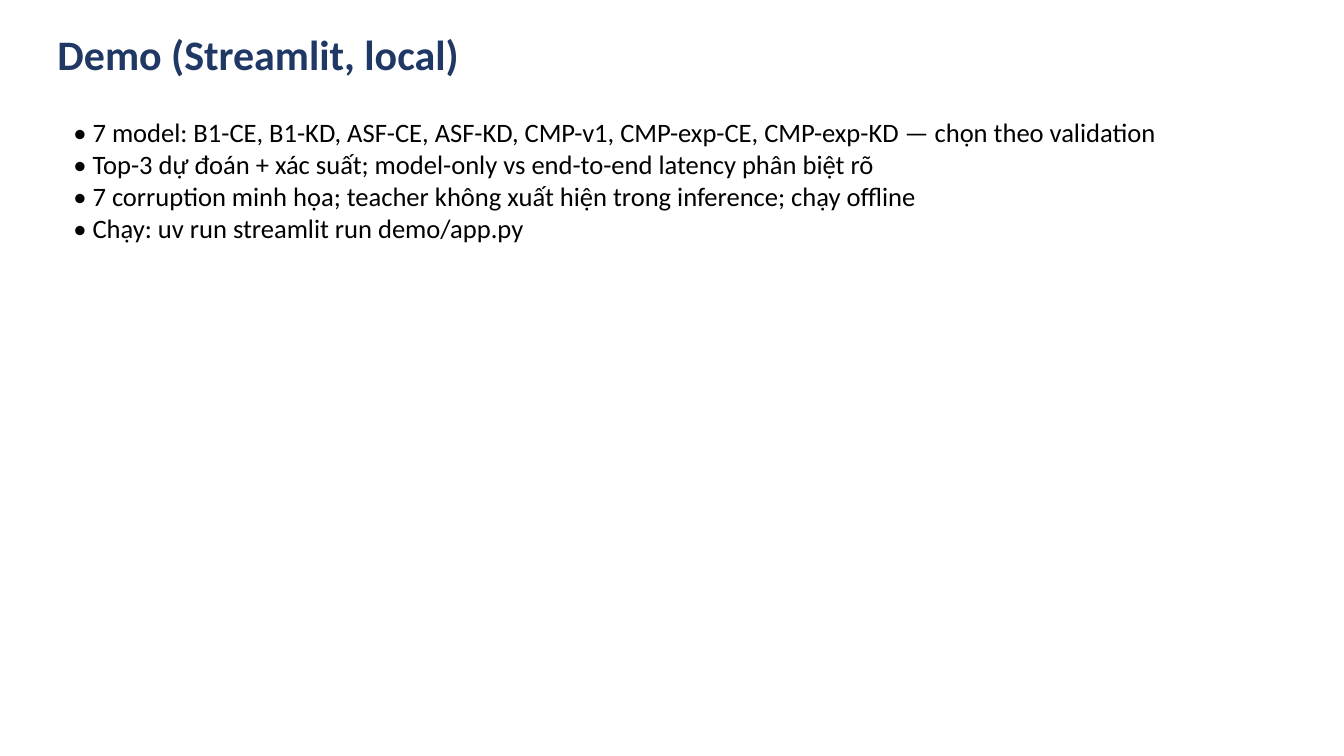
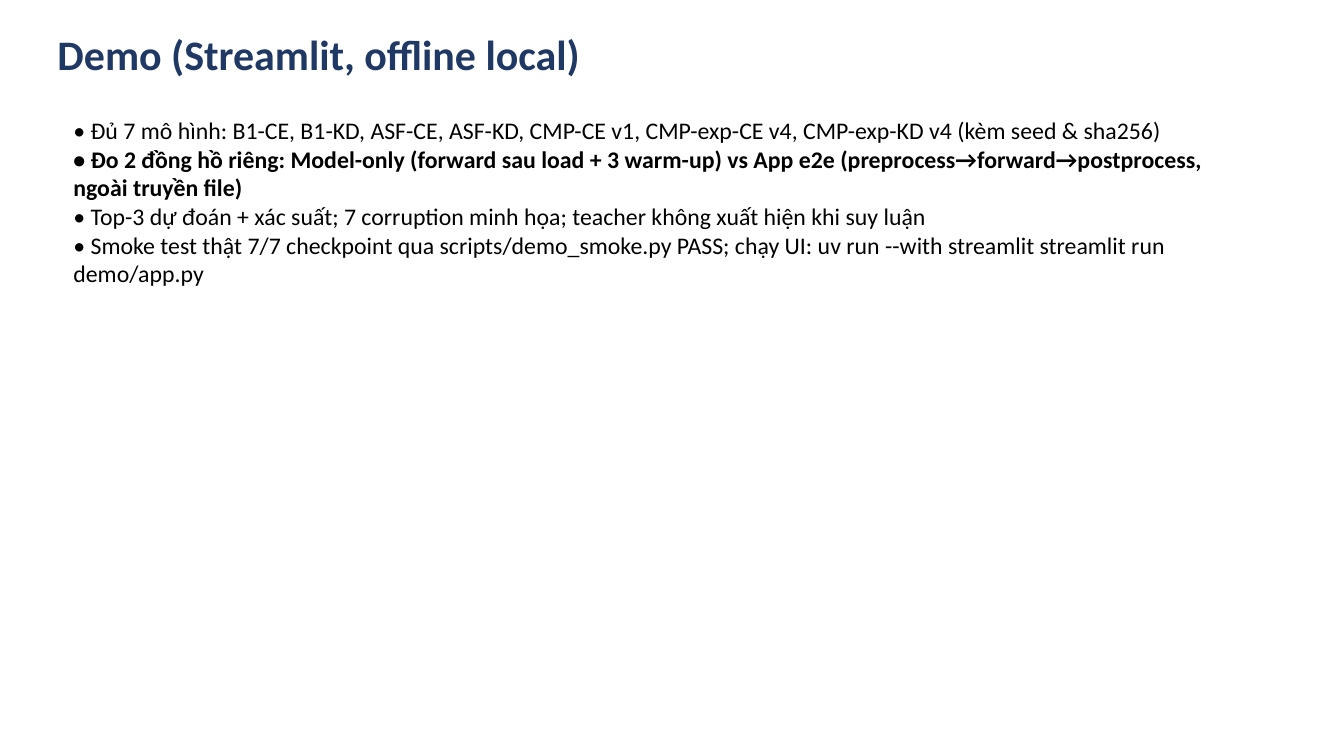
Before and after one commit to bangdang-ai-developer/kaggle-research, a slide deck: slide 16 of deliverables/Slides_cuoi_mon_NWPU_RESISC45.pptx (slide 17 before the commit). Drawn at 1344x756 pixels with LibreOffice and Linux fonts; fonts in the diff are those of the drawing. Boxes give left, top, right and bottom in pixels: in the first picture for what was removed or moved away, otherwise in the second. Text is boxed around its words. In the diff, an @@ line names an element or a change of style, - is before the commit and + after.

Commit message:
Audit and finalize NWPU-RESISC45 final submission (DOCX, PPTX, ZIP, validator, demo)

```diff
--- a/deliverables/Slides_cuoi_mon_NWPU_RESISC45.pptx
+++ b/deliverables/Slides_cuoi_mon_NWPU_RESISC45.pptx
@@ text at [57,39,580,76]: text changed @@
-Demo (Streamlit, local)
+Demo (Streamlit, offline local)
@@ text at [73,121,1201,286]: text changed; size 19 to 17 pt @@
-• 7 model: B1-CE, B1-KD, ASF-CE, ASF-KD, CMP-v1, CMP-exp-CE, CMP-exp-KD — chọn theo validation
-• Top-3 dự đoán + xác suất; model-only vs end-to-end latency phân biệt rõ
-• 7 corruption minh họa; teacher không xuất hiện trong inference; chạy offline
-• Chạy: uv run streamlit run demo/app.py
+• Đủ 7 mô hình: B1-CE, B1-KD, ASF-CE, ASF-KD, CMP-CE v1, CMP-exp-CE v4, CMP-exp-KD v4 (kèm seed & sha256)
+• Đo 2 đồng hồ riêng: Model-only (forward sau load + 3 warm-up) vs App e2e (preprocess→forward→postprocess, ngoài truyền file)
+• Top-3 dự đoán + xác suất; 7 corruption minh họa; teacher không xuất hiện khi suy luận
+• Smoke test thật 7/7 checkpoint qua scripts/demo_smoke.py PASS; chạy UI: uv run --with streamlit streamlit run demo/app.py
```
Also in this commit, not shown: 12 other slides changed, 6 slides added, 7 slides removed, 24 other files.
